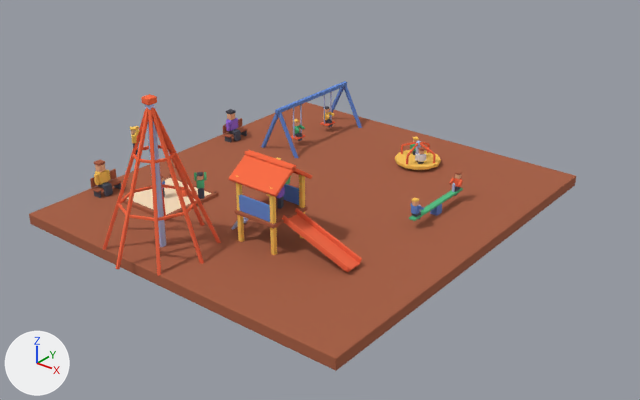
Two versions of the glTF model public/assets/toycar/set-playground.glb, one commit apart.
One viewpoint serves both versions: a camera (50 mm lens) standing at (6.46, -7.97, 8.91) and looking at (-0.13, 0.27, 3.8). Arrows for +X, +Y and +Z are at lower left; the lights stay in place. The older version comes first. Where no turn or scale is listed for an object, it has been applied to the vertices. Vertices at exactly the same position are counted once.

Objects in the first picture: 'anim_spin:w=1.2', 'anim_sway:a=x:d=12:p=2.6', 'playground' and 2 more.
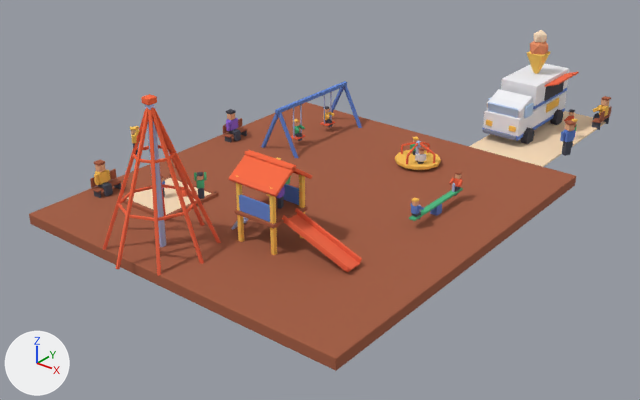
The newer file is also turned or shifted as a whole; pictures and numbers use the older file's frame.

What differs and where, as boxes [x1, y1, x2, y2] in the pictures (640 x 400 px):
'playground', reshaped (7% wider, 6% taller)
    before: [29, 81, 576, 371]
    after: [29, 63, 612, 371]
'anim_spin:w=1.1', added (orange)
    after: [527, 30, 550, 74]
part 1 of me_playground, added (beige)
    after: [469, 111, 606, 167]
part 2 of me_playground, added
    after: [483, 108, 565, 141]
part 3 of me_playground, added
    after: [483, 128, 516, 140]
part 4 of me_playground, added
    after: [550, 109, 563, 125]
part 5 of me_playground, added
    after: [521, 127, 534, 144]
part 6 of me_playground, added
    after: [564, 130, 575, 142]
part 7 of me_playground, added
    after: [565, 120, 576, 126]
part 8 of me_playground, added
    after: [599, 105, 609, 117]
part 9 of me_playground, added
    after: [601, 100, 610, 106]
part 10 of me_playground, added
    after: [483, 63, 612, 156]

Patch to the scene script:
```diff
--- a/public/assets/toycar/set-playground.glb.py
+++ b/public/assets/toycar/set-playground.glb.py
@@ me_playground @@
 # used by ob_playground; location = (0.0, 0.0, 3.95)
-me_playground.from_pydata(...)  # 2496 vertices, 4576 faces; spans x -2.38..2.38, y -2.82..2.62, z -0.08..1.86
+me_playground.from_pydata(...)  # 3712 vertices, 6800 faces; spans x -2.38..2.38, y -2.82..4.88, z -0.08..1.86
+# me_playground part 1: the loose piece of 24 vertices spanning x -2.38..2.38, y -2.62..2.62, z -0.08..0.08 is copied, and the copy is scaled about its middle by (0.242, 0.429, 0.14), then moved by (1.3, 3.75, 0.06); it spans x 0.72..1.88, y 2.62..4.88, z 0.05..0.07
+# me_playground part 2: the loose piece of 24 vertices spanning x -2.38..2.38, y -2.62..2.62, z -0.08..0.08 is copied, and the copy is scaled about its middle by (0.119, 0.294, 0.442), then moved by (1.0, 3.8, 0.21); it spans x 0.71..1.29, y 3.02..4.58, z 0.17..0.24
+# me_playground part 3: the loose piece of 24 vertices spanning x -2.38..2.38, y -2.62..2.62, z -0.08..0.08 is copied, and the copy is scaled about its middle by (0.108, 0.0118, 0.279), then moved by (1.0, 3.01, 0.21); it spans x 0.74..1.26, y 2.98..3.05, z 0.18..0.23
+# me_playground part 4: a new loose piece, an 8-sided cylinder along x spanning x 1.25..1.35, y 4.15..4.4, z 0.05..0.3, in mat_colormap (picture img_colormap_png)
+# me_playground part 5: a new loose piece, an 8-sided cylinder along x spanning x 1.25..1.35, y 3.17..3.42, z 0.05..0.3, in mat_colormap (picture img_colormap_png)
+# me_playground part 6: the loose piece of 24 vertices spanning x 1.45..1.55, y 0.44..0.56, z 0.04..0.19 is copied, and the copy is turned 153 degrees about the z axis through its middle and scaled by 1.07, then moved by (0.42, 2.78, 0.22); it spans x 1.86..1.99, y 3.2..3.35, z 0.26..0.42
+# me_playground part 7: the loose piece of 24 vertices spanning x 0.43..0.57, y 1.55..1.7, z 0.04..0.12 is copied, and the copy is turned 153 degrees about the z axis through its middle and scaled by 0.709, then moved by (1.43, 1.65, 0.44); it spans x 1.86..2.0, y 3.2..3.34, z 0.51..0.54
+# me_playground part 8: the loose piece of 24 vertices spanning x 1.45..1.55, y 0.44..0.56, z 0.04..0.19 is copied, and the copy is scaled about its middle by (-1, -1.09, 1.07), then moved by (0.38, 4.15, 0.19); it spans x 1.83..1.92, y 4.58..4.72, z 0.23..0.39
+# me_playground part 9: the loose piece of 24 vertices spanning x 0.43..0.57, y 1.55..1.7, z 0.04..0.12 is copied, and the copy is scaled about its middle by (-0.628, -0.591, 1.41), then moved by (1.38, 3.03, 0.35); it spans x 1.83..1.92, y 4.6..4.7, z 0.38..0.48
+# me_playground part 10: 576 vertices added at x 0.7..1.99, y 3.01..4.85, z 0.04..0.89
+# other edits to the shape of me_playground do not show in these pictures
 me_playground.materials.append(mat_colormap)
@@ me_anim_spin_w_1_1 @@
+me_anim_spin_w_1_1.from_pydata(...)  # 48 vertices, 84 faces; spans x -0.139..0.139, y -0.134..0.134, z 0.0..0.662
+me_anim_spin_w_1_1.materials.append(mat_colormap)  # picture img_colormap_png
@@ ob_anim_spin_w_1_1 @@
+ob_anim_spin_w_1_1 = bpy.data.objects.new('anim_spin:w=1.1', me_anim_spin_w_1_1)
+ob_anim_spin_w_1_1.location = (1.0, 4.03, 4.82)
```
